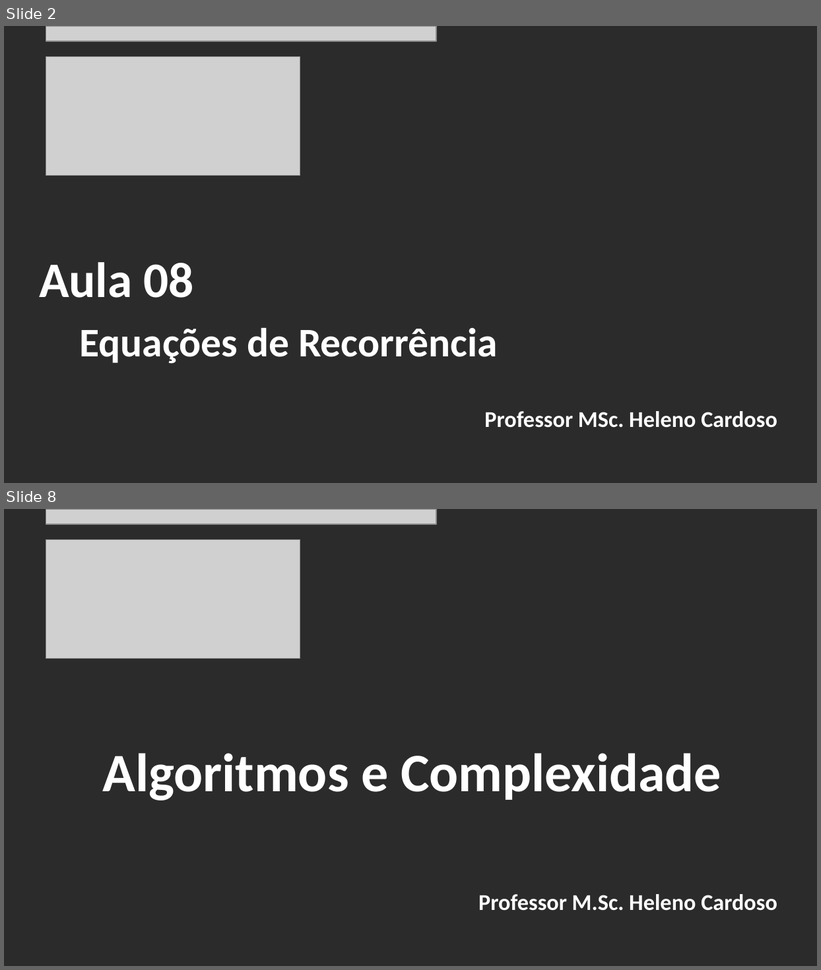
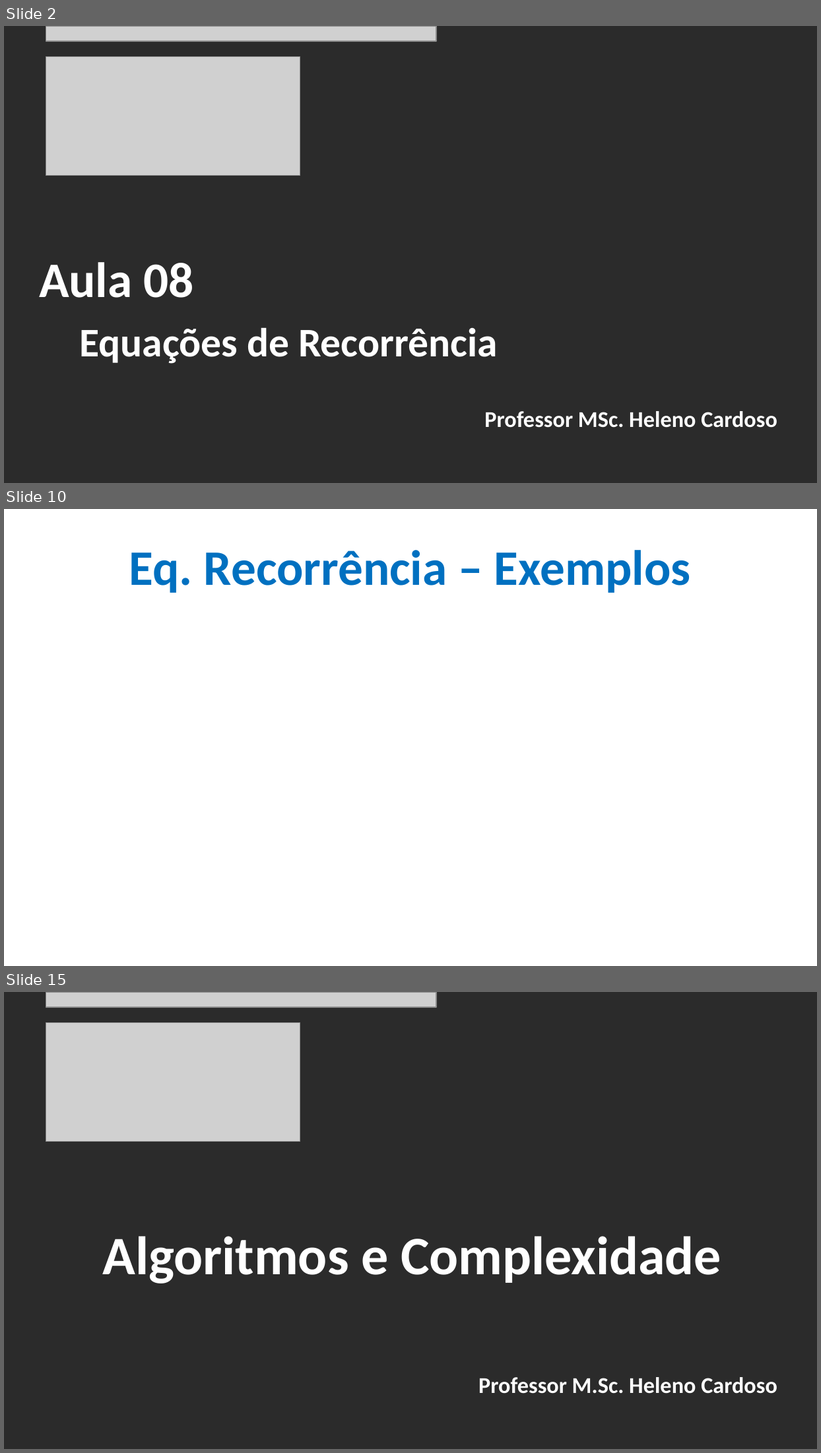
Before and after one commit to CloudEducationBrazil/WydenAlgoritmosEComplexidade, a slide deck: 01 Classes/Aula 08 - Algoritmos e Complexidade - Equações de Recorrência.pptx. Shown one above the other, each under a label of ours: slides 2 and 8 before the commit, slides 2, 10 and 15 after it; the slides between them are not shown. The pictures are 821x970 and 821x1453 pixels, drawn with LibreOffice and Linux fonts; fonts in the diff are those of the drawing; grey boxes stand for pictures; background and template pictures are left out; a plain dark background stands for a picture behind light text. Boxes give left, top, right and bottom in pixels: in the first picture for what was removed or moved away, otherwise in the second. Text is boxed around its words. In the diff, an @@ line names an element or a change of style, - is before the commit and + after.

```diff
--- a/01 Classes/Aula 08 - Algoritmos e Complexidade - Equações de Recorrência.pptx
+++ b/01 Classes/Aula 08 - Algoritmos e Complexidade - Equações de Recorrência.pptx
@@ slide 10 added at (4, 509, 817, 966), background picture (left out) @@
@@ title added at (129, 550, 691, 593), 44 pt, text #0070C0, bold @@
+Eq. Recorrência – Exemplos
@@ what was slide 8 is now slide 15 @@
```
Also in this commit, not shown: 5 slides changed, 6 other slides added, 1 other file.
